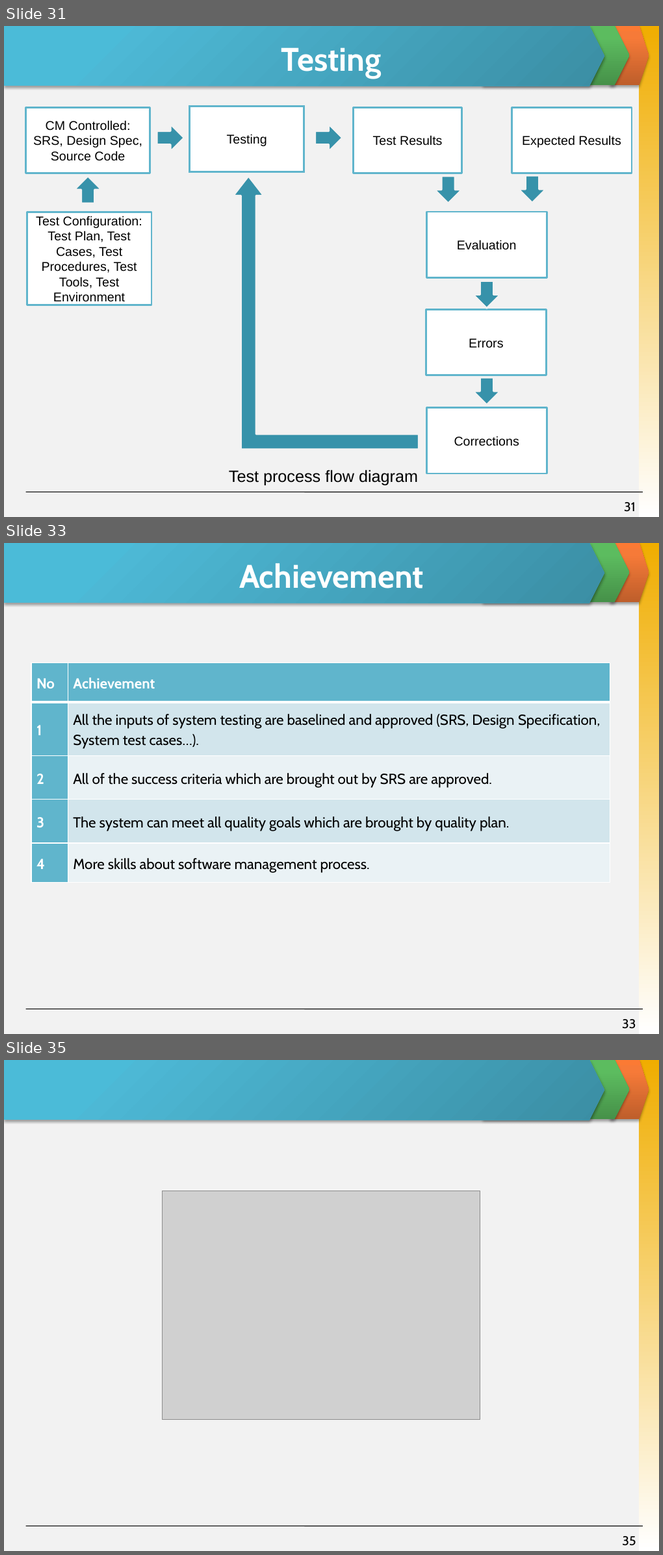
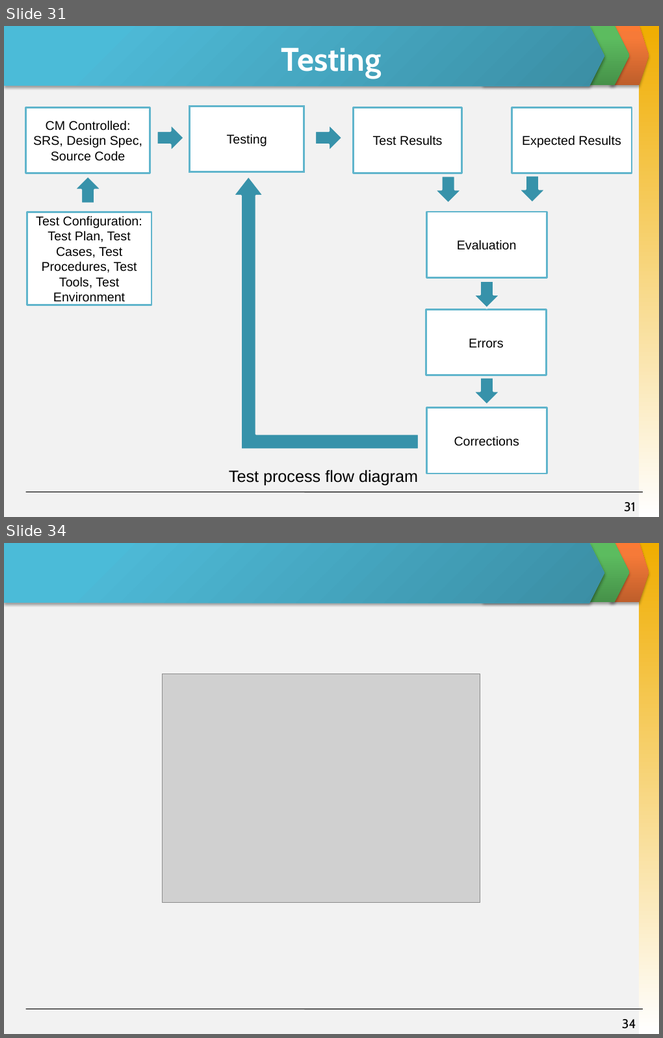
Before and after one commit to skyview059/e-learning-website, a slide deck: Document/Final report/Slide Present E-Learning.pptx. Shown one above the other, each under a label of ours: slides 31, 33 and 35 before the commit, slides 31 and 34 after it; the slides between them are not shown. The pictures are 663x1555 and 663x1038 pixels, drawn with LibreOffice and Linux fonts; fonts in the diff are those of the drawing; grey boxes stand for pictures. Boxes give left, top, right and bottom in pixels: in the first picture for what was removed or moved away, otherwise in the second. Text is boxed around its words. In the diff, an @@ line names an element or a change of style, - is before the commit and + after.

```diff
--- a/Document/Final report/Slide Present E-Learning.pptx
+++ b/Document/Final report/Slide Present E-Learning.pptx
@@ slide 33 removed at (x1=4, y1=543, x2=659, y2=1034), background #F2F2F2; not listed: 5 template elements that a slide beside it also shows @@
@@ title removed at (x1=239, y1=563, x2=424, y2=589) @@
-Achievement
@@ table removed at (x1=31, y1=663, x2=610, y2=882), 5 rows, 2 columns @@
-No | Achievement
-1 | All the inputs of system testing are baselined and approved (SRS, Design Specification, System test cases…).
-2 | All of the success criteria which are brought out by SRS are approved.
-3 | The system can meet all quality goals which are brought by quality plan.
-4 | More skills about software management process.
@@ page number removed at (x1=622, y1=1019, x2=636, y2=1029) @@
-33
@@ what was slide 35 is now slide 34 @@
@@ page number at (x1=622, y1=1019, x2=636, y2=1029): text changed @@
-35
+34
```
Also in this commit, not shown: 10 slides changed, 2 other files.
